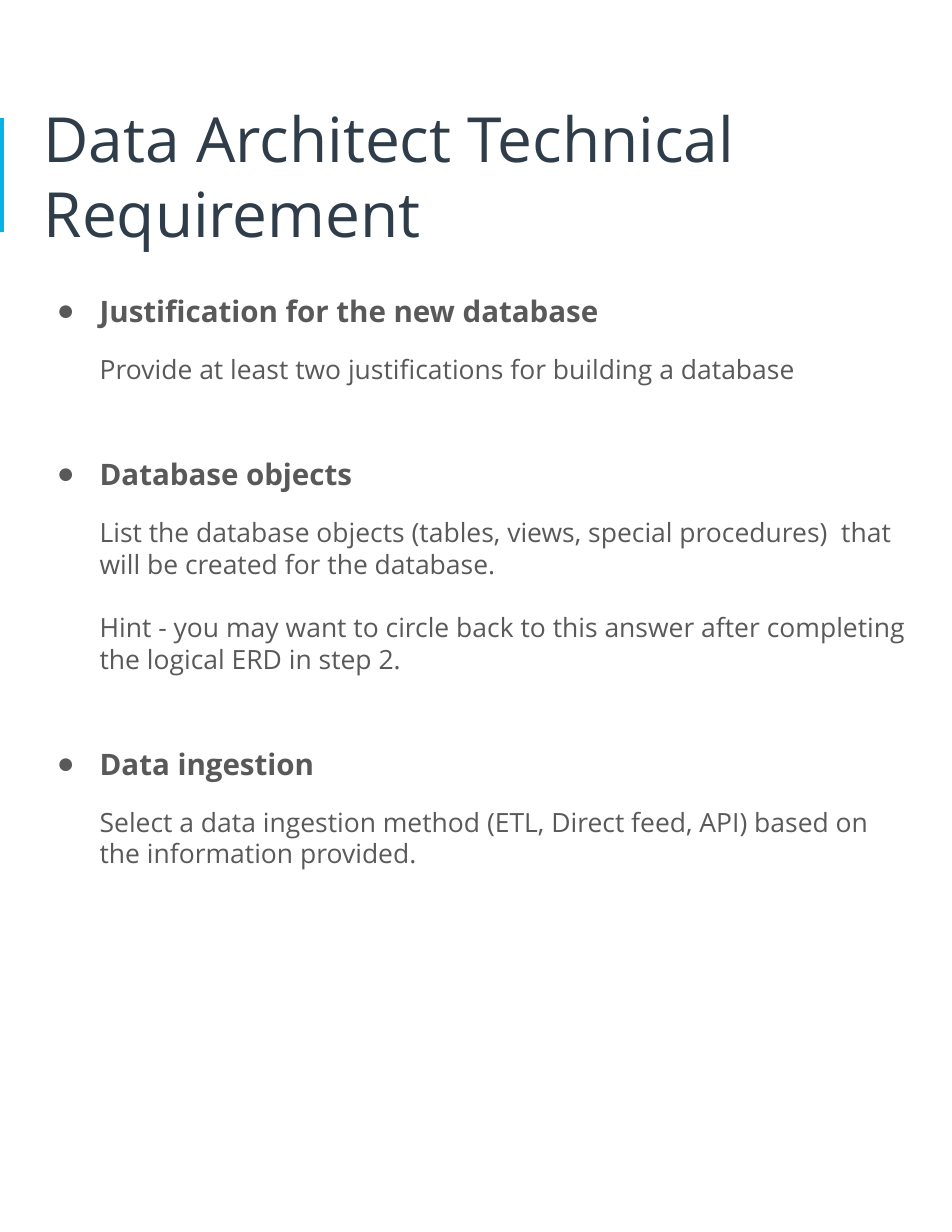
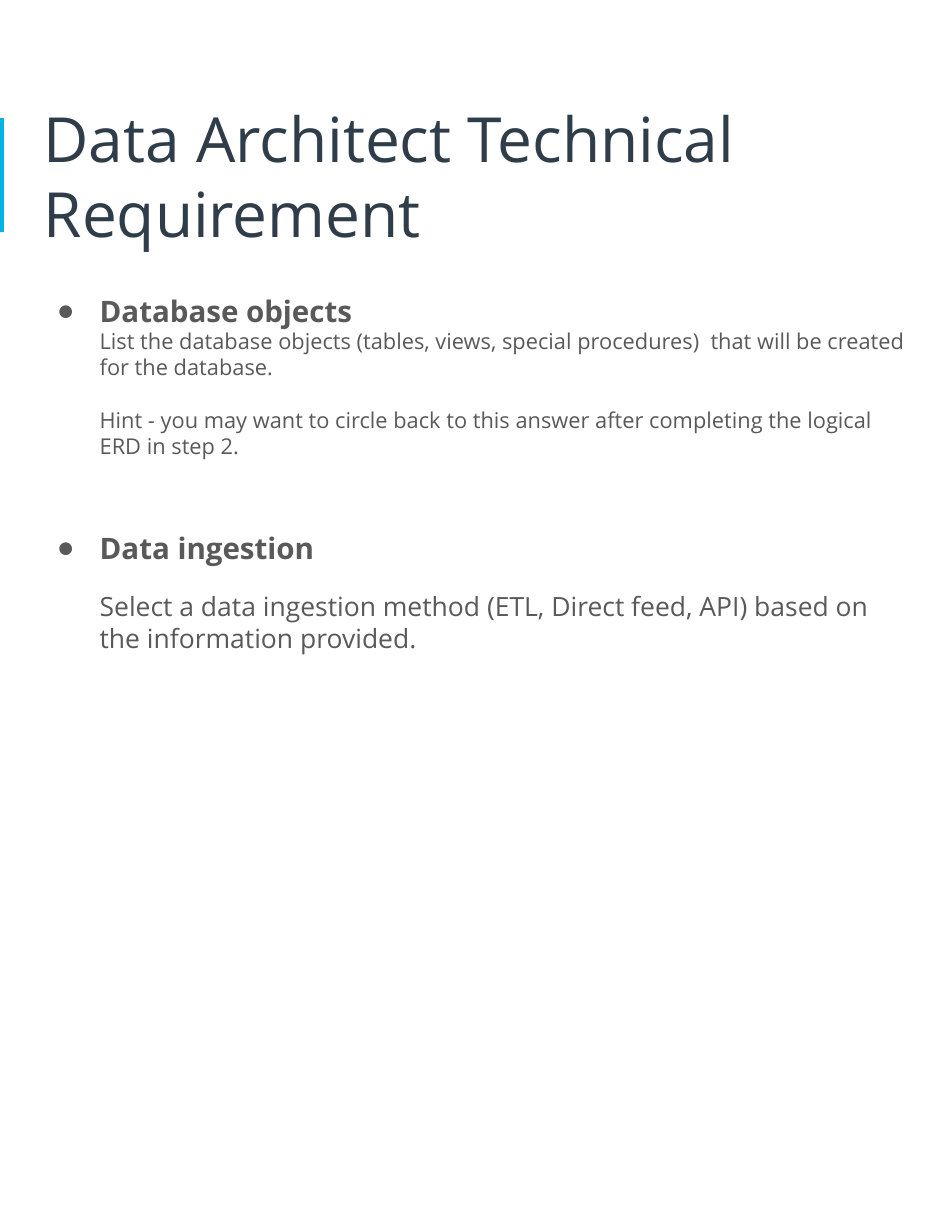
Before and after one commit to LeoArruda/UdacityHRDatabase, a slide deck: slide 7 of Docs/HR Database Proposal.pptx (slide 8 before the commit). Drawn at 952x1232 pixels with LibreOffice and Linux fonts; fonts in the diff are those of the drawing. Boxes give left, top, right and bottom in pixels: in the first picture for what was removed or moved away, otherwise in the second. Text is boxed around its words. In the diff, an @@ line names an element or a change of style, - is before the commit and + after.

```diff
--- a/Docs/HR Database Proposal.pptx
+++ b/Docs/HR Database Proposal.pptx
@@ text at box(100, 299, 795, 386): paragraphs removed @@
-● Justification for the new database
-Provide at least two justifications for building a database
@@ text at box(100, 332, 903, 459): size 17 to 14 pt in "List the database objects (tables, views, special ...", "Hint - you may want to circle ..."; less space between paragraphs @@
```
Also in this commit, not shown: 15 other slides changed, 2 slides added, 1 slide removed, 5 other files.
